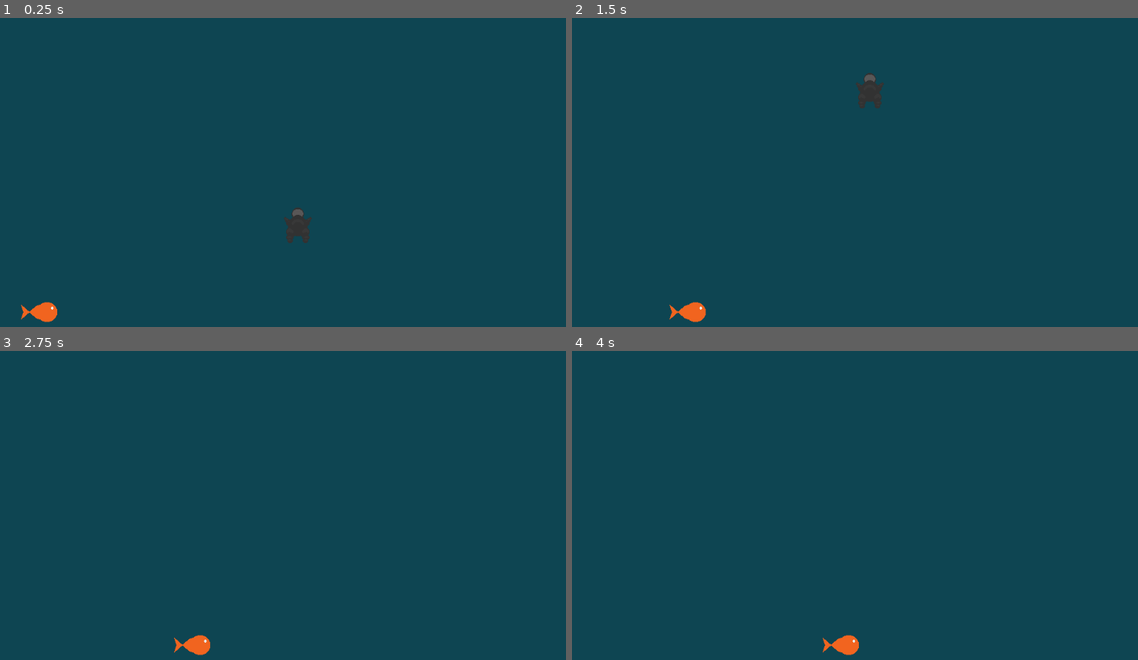
Above: before the commit, frames 1-4 (two rows, left to right).
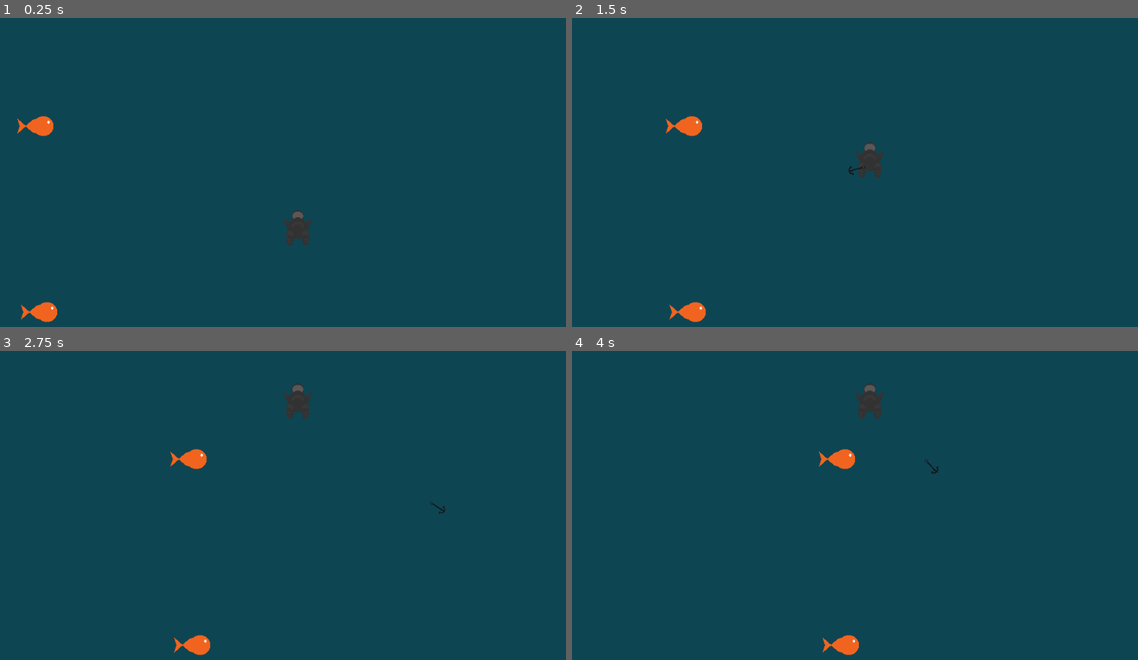
Above: after the commit, the same moments.

Repository: TeamKebab/GodotWildJam41
Game: Godot game, scene res://main.tscn
Same seed, same stepped clock (60 frames per second), same inputs: the game is played once before the commit and once after it.
Inputs (mouse positions are in pixels of both pictures, inside the frame that each line leads up to):
- Up to frame 1 (0.25 s): no input
- Up to frame 2 (1.5 s): move the mouse to (985, 172) at 0.52 s; click (985, 172) at 0.67 s; move the mouse to (719, 209) at 1.27 s; click (719, 209) at 1.42 s
- Up to frame 3 (2.75 s): move the mouse to (339, 440) at 2.02 s; click (339, 440) at 2.17 s
- Up to frame 4 (4 s): move the mouse to (815, 595) at 2.77 s; click (815, 595) at 2.92 s; move the mouse to (1036, 576) at 3.52 s; click (1036, 576) at 3.67 s

The runs differ from the first frame. In frame 1, 0.4% of the frame differs, in the area x 3-56%, y 31-74%; in frame 2, 1.0%, in the area x 16-56%, y 17-52%; in frame 3, 0.6%; in frame 4, 0.6%.

Commit message:
basic fishing

Diff:
--- a/src/fishies/fishy.tscn
+++ b/src/fishies/fishy.tscn
@@ -1,8 +1,16 @@
-[gd_scene load_steps=2 format=2]
+[gd_scene load_steps=3 format=2]
 
 [ext_resource path="res://fishies/fish.png" type="Texture" id=1]
 
+[sub_resource type="CircleShape2D" id=1]
+radius = 28.1603
+
 [node name="Fishy" type="Area2D"]
+collision_layer = 2
+collision_mask = 0
 
 [node name="Sprite" type="Sprite" parent="."]
 texture = ExtResource( 1 )
+
+[node name="CollisionShape2D" type="CollisionShape2D" parent="."]
+shape = SubResource( 1 )
--- a/src/main.tscn
+++ b/src/main.tscn
@@ -1,7 +1,8 @@
-[gd_scene load_steps=4 format=2]
+[gd_scene load_steps=5 format=2]
 
 [ext_resource path="res://player/player.tscn" type="PackedScene" id=1]
 [ext_resource path="res://fishies/path_following_fishy/path_following_fishy.tscn" type="PackedScene" id=2]
+[ext_resource path="res://player/harpoon/harpoon.tscn" type="PackedScene" id=3]
 
 [sub_resource type="Curve2D" id=1]
 _data = {
@@ -10,11 +11,19 @@
 
 [node name="Level" type="Node"]
 
-[node name="Player" parent="." instance=ExtResource( 1 )]
-position = Vector2( 549, 364 )
-
 [node name="Path2D" type="Path2D" parent="."]
 position = Vector2( 100, 500 )
 curve = SubResource( 1 )
 
 [node name="PathFollowingFishy" parent="Path2D" instance=ExtResource( 2 )]
+
+[node name="Path2D2" type="Path2D" parent="."]
+position = Vector2( 94, 196 )
+curve = SubResource( 1 )
+
+[node name="PathFollowingFishy" parent="Path2D2" instance=ExtResource( 2 )]
+
+[node name="Player" parent="." instance=ExtResource( 1 )]
+position = Vector2( 549, 364 )
+
+[node name="Harpoon" parent="." instance=ExtResource( 3 )]
--- /dev/null
+++ b/src/player/harpoon/harpoon.gd
@@ -0,0 +1,50 @@
+extends Area2D
+
+
+signal hit(fish)
+
+
+export var max_length: int = 400
+export var speed: int = 500
+
+
+var anchored_fish: Area2D = null
+
+
+onready var squared_max_length = pow(max_length, 2)
+onready var player = get_parent().find_node("Player")
+
+onready var states = {
+	"shoot": $StateMachine/Shoot
+}
+
+func _ready() -> void:
+	connect("area_entered", self, "_on_fish_hit")
+
+
+func point() -> void:
+	rotation = player.global_position.angle_to_point(global_position) + PI / 2
+
+
+func shoot() -> void:
+	anchored_fish = null
+	global_position = player.global_position
+	var direction = (get_global_mouse_position() - player.global_position).normalized()
+	rotation = direction.angle() - PI / 2
+	states.shoot.motion = direction * speed
+
+
+func anchor(fish: Area2D) -> void:
+	anchored_fish = fish
+
+
+func squared_length() -> float:
+	return global_position.distance_squared_to(player.global_position)
+
+
+func is_max_length() -> bool:
+	return squared_length() > squared_max_length
+
+
+func _on_fish_hit(fish: Area2D) -> void:
+	emit_signal("hit", fish)
--- /dev/null
+++ b/src/player/harpoon/harpoon.tscn
@@ -0,0 +1,38 @@
+[gd_scene load_steps=9 format=2]
+
+[ext_resource path="res://player/harpoon/harpoon.png" type="Texture" id=1]
+[ext_resource path="res://player/harpoon/harpoon.gd" type="Script" id=2]
+[ext_resource path="res://components/state_machine/state_machine.gd" type="Script" id=3]
+[ext_resource path="res://player/harpoon/states/hidden.gd" type="Script" id=4]
+[ext_resource path="res://player/harpoon/states/shoot.gd" type="Script" id=5]
+[ext_resource path="res://player/harpoon/states/anchor.gd" type="Script" id=6]
+[ext_resource path="res://player/harpoon/states/free.gd" type="Script" id=7]
+
+[sub_resource type="CapsuleShape2D" id=1]
+
+[node name="Harpoon" type="Area2D"]
+collision_mask = 2
+script = ExtResource( 2 )
+
+[node name="CollisionShape2D" type="CollisionShape2D" parent="."]
+position = Vector2( 0, -10 )
+shape = SubResource( 1 )
+
+[node name="Sprite" type="Sprite" parent="."]
+position = Vector2( 0, -10 )
+texture = ExtResource( 1 )
+
+[node name="StateMachine" type="Node" parent="."]
+script = ExtResource( 3 )
+
+[node name="Hidden" type="Node" parent="StateMachine"]
+script = ExtResource( 4 )
+
+[node name="Shoot" type="Node" parent="StateMachine"]
+script = ExtResource( 5 )
+
+[node name="Anchor" type="Node" parent="StateMachine"]
+script = ExtResource( 6 )
+
+[node name="Free" type="Node" parent="StateMachine"]
+script = ExtResource( 7 )
--- /dev/null
+++ b/src/player/harpoon/states/anchor.gd
@@ -0,0 +1,10 @@
+extends "res://player/harpoon/states/base.gd"
+
+
+func update(delta: float) -> void:
+	harpoon.global_position = harpoon.anchored_fish.global_position
+	harpoon.point()
+
+
+func reel_in() -> void:
+	pass
--- /dev/null
+++ b/src/player/harpoon/states/base.gd
@@ -0,0 +1,21 @@
+extends "res://components/state_machine/state.gd"
+
+
+onready var harpoon = find_parent("Harpoon")
+
+
+func handle_input(event):
+	if event is InputEventMouseButton and event.is_pressed():
+		if event.button_index == BUTTON_LEFT:
+			shoot()
+		elif event.button_index == BUTTON_RIGHT:
+			reel_in()
+
+
+func shoot() -> void:
+	harpoon.shoot()
+	emit_signal("finished", "Shoot")
+
+
+func reel_in() -> void:
+	emit_signal("finished", "Hidden")
--- /dev/null
+++ b/src/player/harpoon/states/free.gd
@@ -0,0 +1,17 @@
+extends "res://player/harpoon/states/base.gd"
+
+
+var motion = Vector2.ZERO
+
+
+func enter() -> void:
+	harpoon.connect("hit", self, "_on_fish_hit")
+
+
+func exit() -> void:
+	harpoon.disconnect("hit", self, "_on_fish_hit")
+
+
+func _on_fish_hit(fish: Area2D) -> void:
+	harpoon.anchor(fish)
+	emit_signal("finished", "Anchor")
--- /dev/null
+++ b/src/player/harpoon/states/hidden.gd
@@ -0,0 +1,13 @@
+extends "res://player/harpoon/states/base.gd"
+
+
+func enter():
+	harpoon.hide()
+
+
+func exit():
+	harpoon.show()
+
+
+func update(_delta: float) -> void:
+	harpoon.position = harpoon.player.position
--- /dev/null
+++ b/src/player/harpoon/states/shoot.gd
@@ -0,0 +1,24 @@
+extends "res://player/harpoon/states/base.gd"
+
+
+var motion = Vector2.ZERO
+
+
+func enter() -> void:
+	harpoon.connect("hit", self, "_on_fish_hit")
+
+
+func exit() -> void:
+	harpoon.disconnect("hit", self, "_on_fish_hit")
+
+
+func update(delta: float) -> void:
+	if harpoon.is_max_length():
+		emit_signal("finished", "Free")
+	else:
+		harpoon.position += motion * delta
+
+
+func _on_fish_hit(fish: Area2D) -> void:
+	harpoon.anchor(fish)
+	emit_signal("finished", "Anchor")
--- a/src/player/motion.gd
+++ /dev/null
@@ -1,17 +0,0 @@
-extends Node
-
-
-export var pull: int = 200
-export var max_speed: int = 50
-
-
-var motion = Vector2.ZERO
-
-
-onready var body: KinematicBody2D = get_parent()
-
-
-func move(delta: float) -> void:
-	motion.y = min(max_speed, motion.y - pull * delta)
-
-	motion = body.move_and_slide(motion, Vector2.DOWN)
--- a/src/player/player.gd
+++ b/src/player/player.gd
@@ -1,8 +1,37 @@
 extends KinematicBody2D
 
 
-onready var motion = $Motion
+export var pull: int = 100
+export var friction: int = 10
+
+export var reel_in_speed: int = 500
+export var max_speed: int = 5000
+export var max_float_speed: int = 200
+
+var motion = Vector2.ZERO
+
+
+onready var harpoon = get_parent().find_node("Harpoon")
 
 
 func _physics_process(delta: float) -> void:
-	motion.move(delta)
+	if harpoon.anchored_fish != null:
+		if Input.is_mouse_button_pressed(BUTTON_RIGHT):
+			var fish_direction = (harpoon.global_position - global_position).normalized()
+			motion = motion.move_toward(max_speed * fish_direction, reel_in_speed * delta)
+	else:
+		motion = motion.move_toward(Vector2(0, -max_float_speed), pull * delta)
+
+	motion = move_and_slide(motion, Vector2.DOWN)
+
+	if position.y < 100:
+		position.y = 100
+
+	if position.x < 0:
+		position.x = 0
+	if position.x > 1024:
+		position.x = 1024
+
+
+func is_reeling_in() -> bool:
+	return harpoon.anchored_fish != null and Input.is_mouse_button_pressed(BUTTON_RIGHT)
--- a/src/player/player.tscn
+++ b/src/player/player.tscn
@@ -1,8 +1,7 @@
-[gd_scene load_steps=6 format=2]
+[gd_scene load_steps=5 format=2]
 
 [ext_resource path="res://player/player.png" type="Texture" id=1]
 [ext_resource path="res://components/state_machine/state_machine.gd" type="Script" id=2]
-[ext_resource path="res://player/motion.gd" type="Script" id=3]
 [ext_resource path="res://player/state_machine/floating.gd" type="Script" id=4]
 [ext_resource path="res://player/player.gd" type="Script" id=5]
 
@@ -12,9 +11,6 @@
 [node name="Sprite" type="Sprite" parent="."]
 texture = ExtResource( 1 )
 
-[node name="Motion" type="Node" parent="."]
-script = ExtResource( 3 )
-
 [node name="StateMachine" type="Node" parent="."]
 script = ExtResource( 2 )
 
--- a/src/player/state_machine/floating.gd
+++ b/src/player/state_machine/floating.gd
@@ -1,16 +1 @@
 extends "res://components/state_machine/state.gd"
-
-
-# Declare member variables here. Examples:
-# var a = 2
-# var b = "text"
-
-
-# Called when the node enters the scene tree for the first time.
-func _ready():
-	pass # Replace with function body.
-
-
-# Called every frame. 'delta' is the elapsed time since the previous frame.
-#func _process(delta):
-#	pass
--- a/src/project.godot
+++ b/src/project.godot
@@ -52,6 +52,11 @@
 "svg/scale": 1.0
 }
 
+[layer_names]
+
+2d_physics/layer_1="harpoon"
+2d_physics/layer_2="fishies"
+
 [physics]
 
 common/enable_pause_aware_picking=true
Binary file added: src/player/harpoon/harpoon.png
Not shown, added: src/player/harpoon/harpoon.png.import
